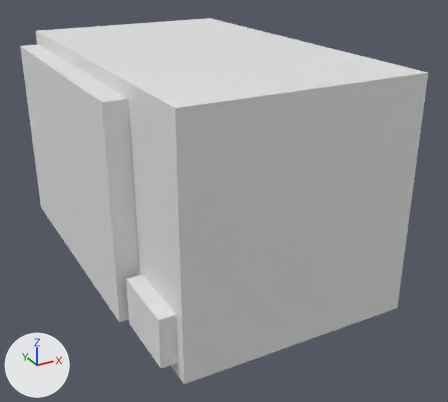
A saved change to the Blender file Assets/3D object/Blender_hilut/microwave001.blend.
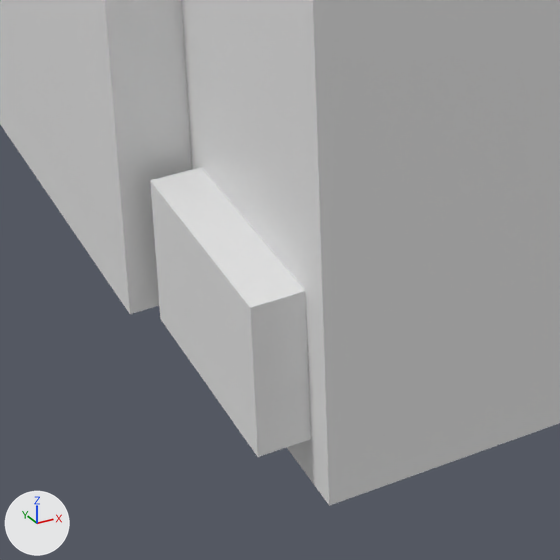
Each version appears first whole from a 50 mm lens placed at (-2.44, -4.9, 2.95), pointed at (0.1, -0.28, 0.64), and next in a close-up on the part from 17% to 58% of the width and 55% to 100% of the height. The lights are fixed; the arrows at lower left show +X, +Y and +Z.

Script lines for the objects in view, before the commit:
```python
me_cube = bpy.data.meshes.new('Cube')
me_cube.from_pydata(...)  # 16 vertices, 14 faces; spans x -1.0..1.0, y -1.69..1.69, z 0.0..2.0
me_cube.materials.append(None)
me_cube_001 = bpy.data.meshes.new('Cube.001')
me_cube_001.from_pydata(...)  # a box spanning x -0.15..0.09, y -2.5..0.0, z -0.88..0.89
me_cube_001.materials.append(None)
me_cube_002 = bpy.data.meshes.new('Cube.002')
me_cube_002.from_pydata(...)  # a box spanning x -0.15..0.09, y -2.5..0.0, z -0.88..0.89
me_cube_002.materials.append(None)
ob_button = bpy.data.objects.new('button', me_cube_002)
ob_button.location = (-0.985, -0.985, 0.326)
ob_button.scale = (1.0, 0.246, 0.229)
ob_door = bpy.data.objects.new('door', me_cube_001)
ob_door.location = (-1.042, 1.581, 0.996)
ob_microwave = bpy.data.objects.new('microwave', me_cube)
ob_microwave.location = (0.0, 0.0, 0.0)
```
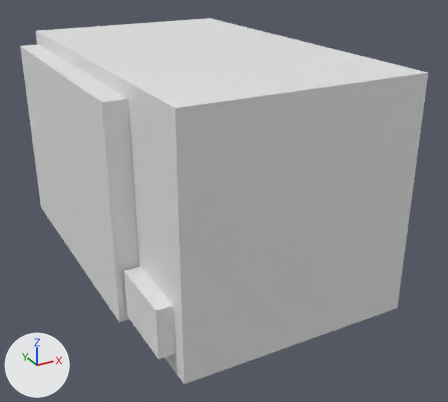
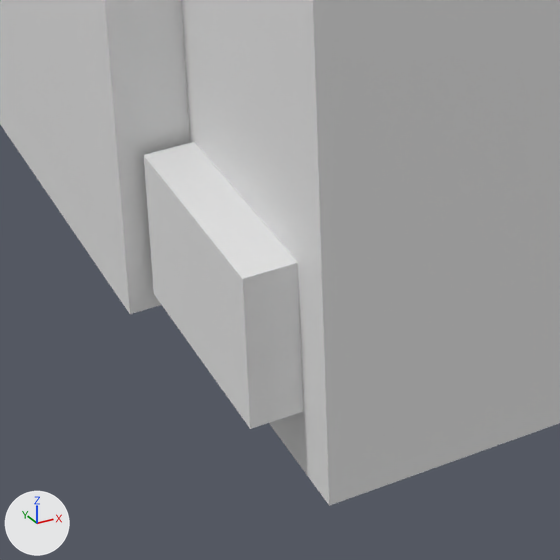
Pixel boxes [x1, y1, x2, y2] of what changed, in the close-ups (560 x 560 px):
'button', moved: before [150, 167, 311, 457]; after [144, 142, 303, 429]

Patch to the scene script:
```diff
--- a/Assets/3D object/Blender_hilut/microwave001.blend.py
+++ b/Assets/3D object/Blender_hilut/microwave001.blend.py
@@ ob_button @@
 ob_button = bpy.data.objects.new('button', me_cube_002)
-ob_button.location = (-0.985, -0.985, 0.326)
+ob_button.location = (-0.985, -0.948, 0.379)
 ob_button.scale = (1.0, 0.246, 0.229)
```
